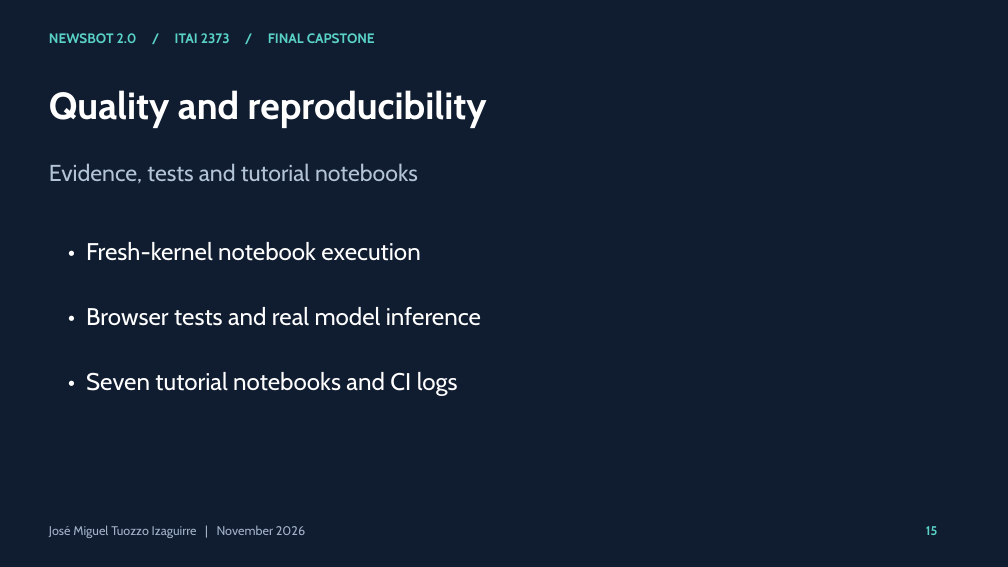
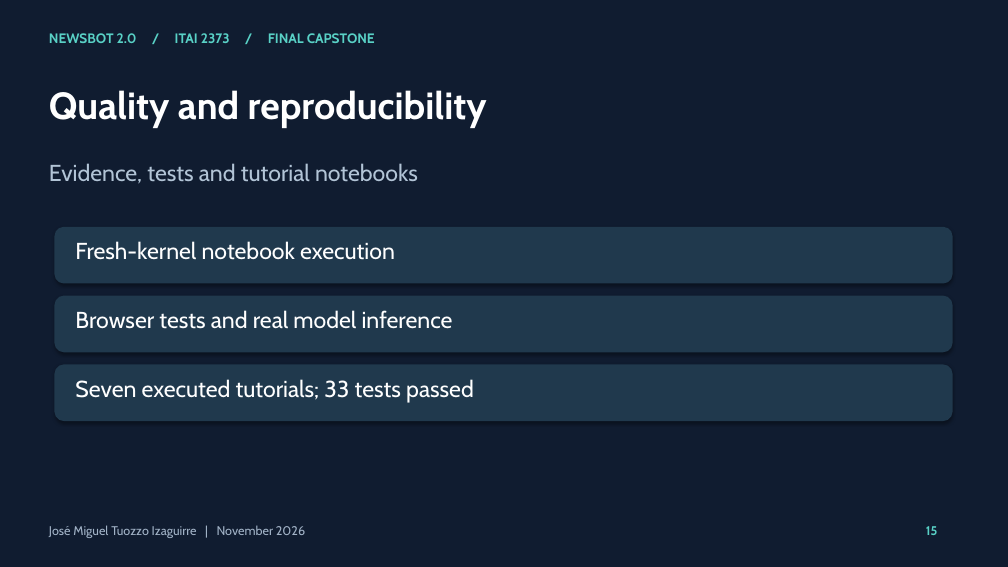
Before and after one commit to jtuozzo1616/Final-Jose-Group-NewsBot-Intelligence-System, a slide deck: slide 15 of final-newsbot-2.0/reports/presentation.pptx. Drawn at 1008x567 pixels with LibreOffice and Linux fonts; fonts in the diff are those of the drawing. Boxes give left, top, right and bottom in pixels: in the first picture for what was removed or moved away, otherwise in the second. Text is boxed around its words. In the diff, an @@ line names an element or a change of style, - is before the commit and + after.

```diff
--- a/final-newsbot-2.0/reports/presentation.pptx
+++ b/final-newsbot-2.0/reports/presentation.pptx
@@ rounded rectangle added at <box>54,227,953,284</box>, fill #20394D @@
@@ text at <box>75,241,395,260</box>: text changed; size 23 to 22 pt @@
-• Fresh-kernel notebook execution
+Fresh-kernel notebook execution
@@ rounded rectangle added at <box>54,296,953,352</box>, fill #20394D @@
@@ text at <box>75,310,453,329</box>: text changed; size 23 to 22 pt @@
-• Browser tests and real model inference
+Browser tests and real model inference
@@ rounded rectangle added at <box>54,364,953,421</box>, fill #20394D @@
@@ text added at <box>75,379,474,403</box>, 22 pt, text #FFFFFF @@
+Seven executed tutorials; 33 tests passed
@@ text removed at <box>86,372,458,396</box> @@
-• Seven tutorial notebooks and CI logs
```
Also in this commit, not shown: 17 other slides changed, 16 other files.
